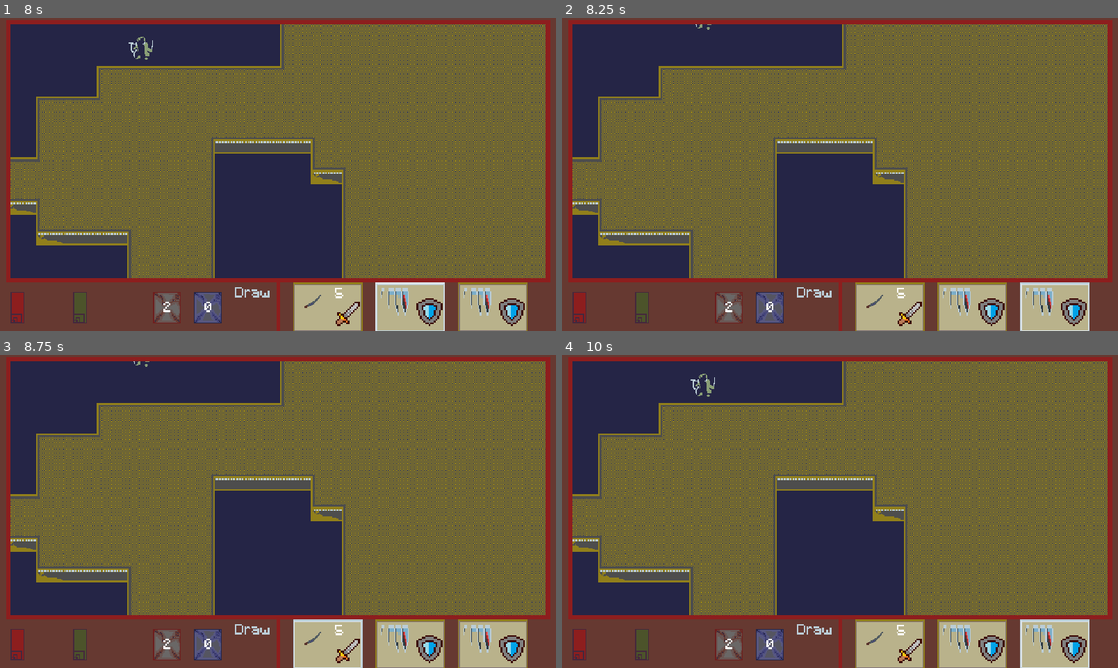
Above: before the commit, frames 1-4 (two rows, left to right).
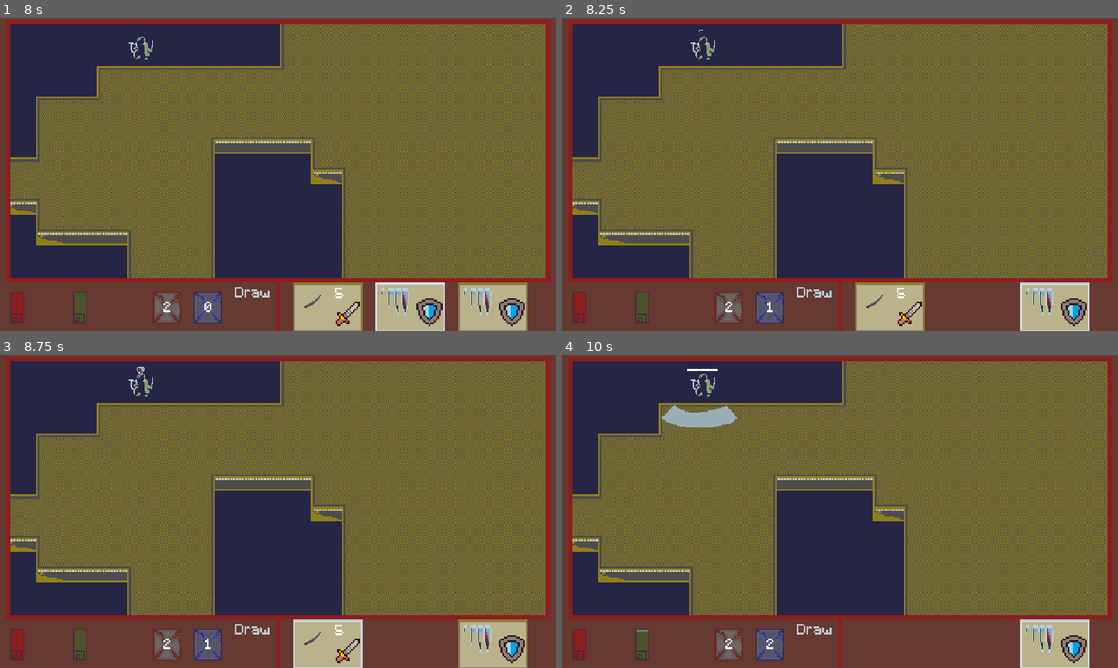
Above: after the commit, the same moments.

Repository: HartThomas/grid-based-card-fighter
Game: Godot game, scene res://ui/main_menu/main_menu.tscn
The game is run twice, just before and just after one commit, with the same random seed, the same clock (stepped at 60 frames per second) and the same inputs.
Inputs (mouse positions are in pixels of both pictures, inside the frame that each line leads up to):
- Up to frame 1 (8 s): click (289, 133) at 0.5 s; tap Enter at 1.25, 3.5, 5 s; drag from (139, 64) to (333, 105) at 1.27 s; click "Draw" at 2 s; tap Space at 2.75, 4.25, 5.75 s; drag from (166, 190) to (155, 30) at 2.77 s; move the mouse to (333, 105) at 3.52 s; hold Right (right_direction) 3.53-4.25 s; tap Keypad 3 (select_card_3) at 3.6, 5.3 s; tap Keypad 1 (select_card_1) at 3.8, 6.6 s; drag from (250, 237) to (111, 127) at 4.27 s; move the mouse to (444, 221) at 5.02 s; hold A (left_direction) 5.03-5.75 s; tap Mouse wheel up (camera_zoom_in) at 5.1 s; drag from (111, 127) to (194, 96) at 5.77 s; move the mouse to (305, 174) at 6.52 s; hold Down (down_direction) 6.53-7.25 s; click (305, 174) at 6.67 s; tap Keypad 2 (select_card_2) at 6.8 s; drag from (194, 96) to (166, 190) at 7.27 s
- Up to frame 2 (8.25 s): move the mouse to (962, 158) at 8.02 s; hold Up (up_direction) from 8.03 s (still down); tap Keypad 3 (select_card_3) at 8.1 s
- Up to frame 3 (8.75 s): keep holding Up (up_direction); tap Keypad 1 (select_card_1) at 8.3 s
- Up to frame 4 (10 s): release Up (up_direction) at 8.75 s; drag from (728, 527) to (812, 574) at 8.77 s; move the mouse to (895, 442) at 9.52 s; hold Down (down_direction) from 9.53 s (still down); tap Keypad 2 (select_card_2) at 9.6 s; tap Keypad 3 (select_card_3) at 9.8 s

Frame 1 is identical in both runs. In frame 2, 2.1% of the frame differs, in the area x 23-80%, y 2-100%; in frame 3, 2.1%; in frame 4, 4.6%, in the area x 13-80%, y 4-100%.

Commit message:
Hook up card selection by keyboard to level

Diff:
--- a/gameplay/attacks/sword_attack_animation.gd
+++ b/gameplay/attacks/sword_attack_animation.gd
@@ -1,6 +1,6 @@
 extends AnimatedSprite2D
 
-signal attack_finished(data)
+signal attack_finished(data, target_cell, direction)
 
 func _setup(data: CardInstance, target_cell : Vector2i, direction: Vector2i) -> void:
 	var attack_type = data.get_item()
@@ -11,7 +11,7 @@
 	if card_data.rotate_to_direction:
 		rotation = direction_to_rotation(direction)
 	offset = get_offset_for_direction(direction, card_data.attack_size)
-	animation_finished.connect(finished.bind(data))
+	animation_finished.connect(finished.bind(data, target_cell, direction))
 
 func direction_to_rotation(dir: Vector2i) -> float:
 	match dir:
@@ -41,6 +41,6 @@
 		_:
 			return Vector2.ZERO
 
-func finished(data: CardInstance)-> void:
-	attack_finished.emit(data)
+func finished(data: CardInstance, target_cell: Vector2i, direction: Vector2i)-> void:
+	attack_finished.emit(data, target_cell, direction)
 	queue_free()
--- a/gameplay/level/level.gd
+++ b/gameplay/level/level.gd
@@ -20,6 +20,7 @@
 var can_player_move : bool = true
 var card_slots : Array[Control]
 @onready var health_bar: TextureProgressBar = $CanvasLayer/GUI/HealthBar
+var card_selected : Card
 
 func _ready() -> void:
 	var level_generator = generator.new() as LevelGenerator
@@ -210,32 +211,63 @@
 	handle_path_requests()
 	if Input.is_action_just_pressed("select_card_1"):
 		deselect_cards(0)
-		card_slots[0].get_child(0).card_selected()
+		var instantiated_card : Card = card_slots[0].get_child(0)
+		if instantiated_card:
+			instantiated_card.card_selected()
+			if instantiated_card.selected:
+				card_selected = instantiated_card
+			else:
+				card_selected = null
 	if Input.is_action_just_pressed("select_card_2"):
 		deselect_cards(1)
-		card_slots[1].get_child(0).card_selected()
+		var instantiated_card : Card = card_slots[1].get_child(0)
+		if instantiated_card:
+			instantiated_card.card_selected()
+			if instantiated_card.selected:
+				card_selected = instantiated_card
+			else:
+				card_selected = null
 	if Input.is_action_just_pressed("select_card_3"):
 		deselect_cards(2)
-		card_slots[2].get_child(0).card_selected()
+		var instantiated_card : Card = card_slots[2].get_child(0)
+		if instantiated_card:
+			instantiated_card.card_selected()
+			if instantiated_card.selected:
+				card_selected = instantiated_card
+			else:
+				card_selected = null
 	if Input.is_action_just_pressed("down_direction"):
-		var current_position = instantiated_player_scene.current_position
-		move_entity(instantiated_player_scene, current_position, Vector2i(current_position.x, current_position.y+1))
+		if card_selected:
+			_on_card_played(card_selected.data, card_selected, Vector2i.DOWN, instantiated_player_scene.current_position + Vector2i.DOWN)
+		else:
+			var current_position = instantiated_player_scene.current_position
+			move_entity(instantiated_player_scene, current_position, Vector2i(current_position.x, current_position.y+1))
 	if Input.is_action_just_pressed('up_direction'):
-		var current_position = instantiated_player_scene.current_position
-		move_entity(instantiated_player_scene, current_position, Vector2i(current_position.x, current_position.y-1))
+		if card_selected:
+			_on_card_played(card_selected.data, card_selected, Vector2i.UP, instantiated_player_scene.current_position + Vector2i.UP)
+		else:
+			var current_position = instantiated_player_scene.current_position
+			move_entity(instantiated_player_scene, current_position, Vector2i(current_position.x, current_position.y-1))
 	if Input.is_action_just_pressed("right_direction"):
-		var current_position = instantiated_player_scene.current_position
-		move_entity(instantiated_player_scene, current_position, Vector2i(current_position.x+1, current_position.y))
+		if card_selected:
+			_on_card_played(card_selected.data, card_selected, Vector2i.RIGHT, instantiated_player_scene.current_position + Vector2i.RIGHT)
+		else:
+			var current_position = instantiated_player_scene.current_position
+			move_entity(instantiated_player_scene, current_position, Vector2i(current_position.x+1, current_position.y))
 	if Input.is_action_just_pressed('left_direction'):
-		var current_position = instantiated_player_scene.current_position
-		move_entity(instantiated_player_scene, current_position, Vector2i(current_position.x-1, current_position.y))
+		if card_selected:
+			_on_card_played(card_selected.data, card_selected, Vector2i.LEFT, instantiated_player_scene.current_position + Vector2i.LEFT)
+		else:
+			var current_position = instantiated_player_scene.current_position
+			move_entity(instantiated_player_scene, current_position, Vector2i(current_position.x-1, current_position.y))
 
 func deselect_cards(index: int) -> void:
 	for i in range(card_slots.size()):
 		if i != index:
 			var instance : Card = card_slots[i].get_child(0)
-			if instance.selected:
-				instance.card_selected()
+			if instance:
+				if instance.selected:
+					instance.card_selected()
 
 func enemy_melee_attack(data:EnemyContainer) -> void:
 	if data.data:
@@ -280,7 +312,7 @@
 	target_highlighted = targets[0]
 	target_dir = targets[1]
 
-func _on_card_played(card:CardInstance,card_instantia:Card)->void:
+func _on_card_played(card:CardInstance,card_instantia:Card, targ = target_dir, target_cell = target_highlighted)->void:
 	if can_card_be_played(card):
 		var player = instantiated_player_scene.data
 		player.spend_effort(card.get_cost())
@@ -289,25 +321,26 @@
 			var attack_scene = attack.instantiate()
 			attack_scene.attack_finished.connect(attack_damage)
 			add_child(attack_scene)
-			attack_scene._setup(card,target_highlighted,target_dir)
+			attack_scene._setup(card, target_cell, targ)
 		elif card_instantia.data.get_type() == CardEnums.type.BLOCK:
 			var block = load("res://gameplay/blocks/%s_block_animation.tscn" % [CardEnums.item.keys()[card_instantia.data.get_item()].to_lower()])
 			var block_scene = block.instantiate()
 			block_scene._setup(card)
-			block_scene.block_finished.connect(block_in_a_direction.bind(target_dir))
+			block_scene.block_finished.connect(block_in_a_direction.bind(targ))
 			add_child(block_scene)
-			block_scene.global_position = instantiated_player_scene.global_position + (Vector2(target_dir) * 16) + Vector2(16,16)
+			block_scene.global_position = instantiated_player_scene.global_position + (Vector2(targ) * 16) + Vector2(16,16)
 		card_instantia.queue_free()
 		card_manager.use_card(card)
 		update_pile_feedback()
 		update_effort_bar()
+	print(card_manager.hand, target_cell, targ)
 
 func can_card_be_played(card: CardInstance)-> bool:
 	var player = instantiated_player_scene.data
 	return player.get_current_effort() - card.get_cost() >= 0
 
-func attack_damage(data:CardInstance)-> void:
-	var tiles = get_target_tiles(instantiated_player_scene.current_position,target_dir,data.data.attack_pattern)
+func attack_damage(data:CardInstance, target_cell: Vector2i = target_highlighted, direction: Vector2i = target_dir)-> void:
+	var tiles = get_target_tiles(instantiated_player_scene.current_position,direction,data.data.attack_pattern)
 	for tile in tiles:
 		var target = level_data[tile.y].get_tile(tile.x)
 		if target.entity:
@@ -318,9 +351,9 @@
 	var block_line = load("res://gameplay/blocks/directional_block.tscn")
 	var new_block_line = block_line.instantiate()
 	instantiated_player_scene.add_child(new_block_line)
-	instantiated_player_scene.add_block(target_dir, new_block_line)
-	new_block_line.position = (Vector2(target_dir) * 16) + Vector2(16,16)
-	new_block_line.animate_line(target_dir)
+	instantiated_player_scene.add_block(dir, new_block_line)
+	new_block_line.position = (Vector2(dir) * 16) + Vector2(16,16)
+	new_block_line.animate_line(dir)
 
 func get_target_tiles(origin: Vector2i, direction: Vector2i, pattern: Array[Vector2i]) -> Array[Vector2i]:
 	var tiles : Array[Vector2i] = []
--- a/utils_constants_signals/row.gd
+++ b/utils_constants_signals/row.gd
@@ -11,7 +11,11 @@
 		tiles.resize(width)
 
 func get_tile(x: int) -> Tile:
-	return tiles[x]
+	if not x > tiles.size():
+		return tiles[x]
+	else:
+		var fake_tile = Tile.new()
+		return fake_tile
 
 func set_tile(x: int, tile: Tile) -> void:
 	tiles[x] = tile
